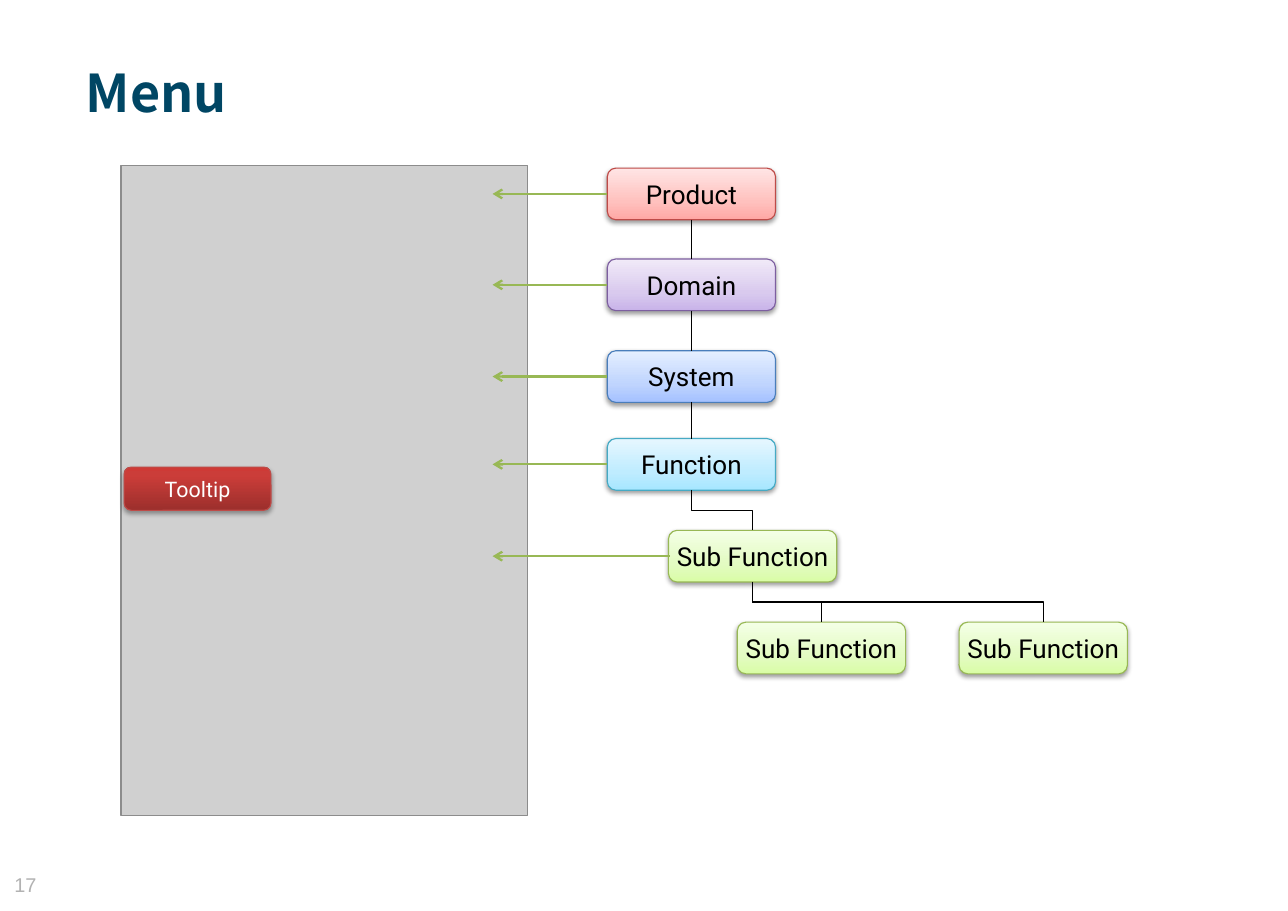
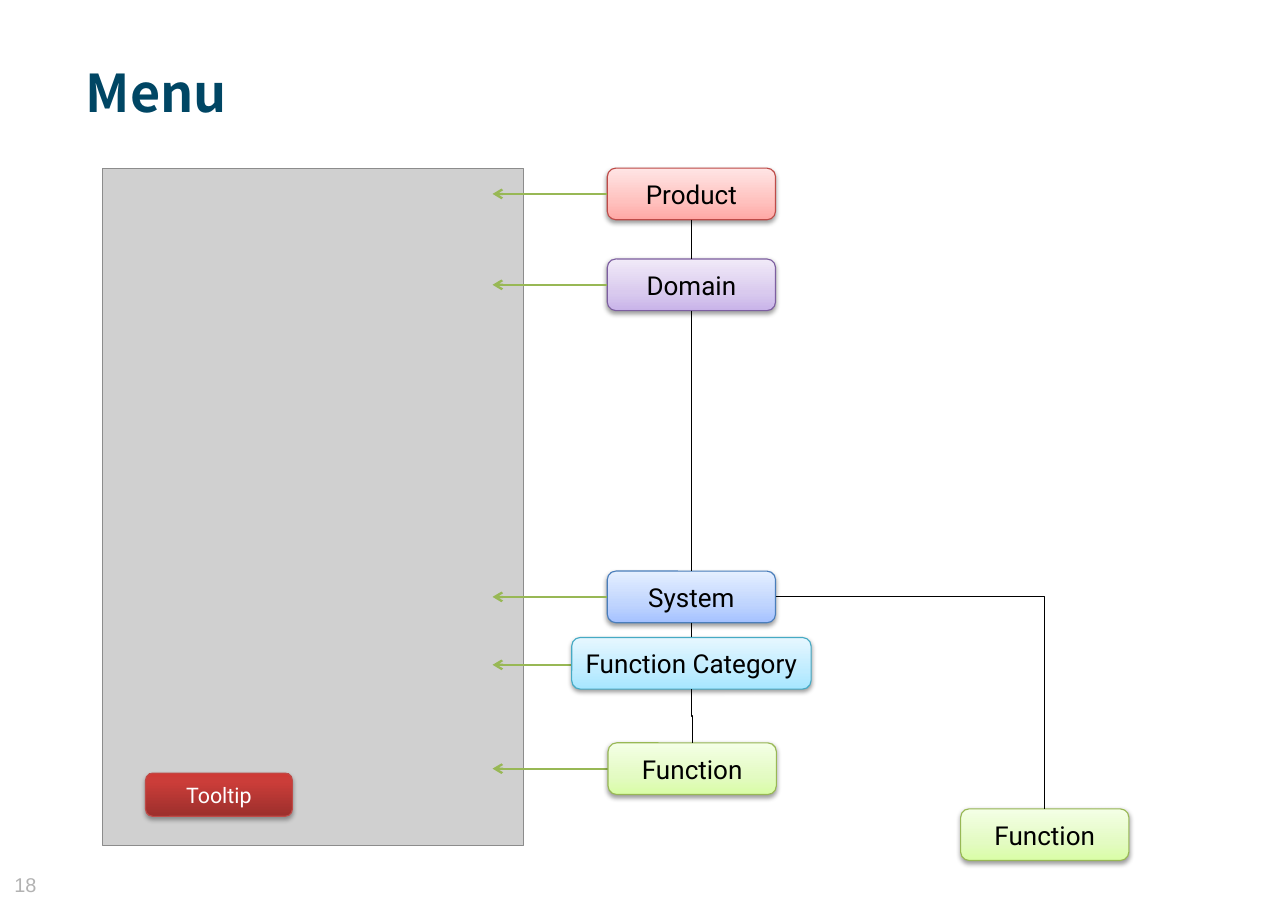
Before and after one commit to MosesZhu/Cube, a slide deck: slide 18 of Document/New Webframework Introduction.pptx (slide 17 before the commit). Drawn at 1288x911 pixels with LibreOffice and Linux fonts; fonts in the diff are those of the drawing; grey boxes stand for pictures; background and template pictures are left out. Boxes give left, top, right and bottom in pixels: in the first picture for what was removed or moved away, otherwise in the second. Text is boxed around its words. In the diff, an @@ line names an element or a change of style, - is before the commit and + after.

```diff
--- a/Document/New Webframework Introduction.pptx
+++ b/Document/New Webframework Introduction.pptx
@@ picture: place and size @@
-picture at (121,165,528,815)
+picture at (102,169,523,846)
@@ line moved from (692, 311) - (692, 350) to (692, 311) - (692, 571) @@
@@ arrow moved from (607, 377) - (493, 377) to (607, 597) - (493, 597) @@
@@ rounded rectangle "System": place and size @@
-rounded rectangle "System" at (607,350,776,402)
+rounded rectangle "System" at (607,571,776,623)
@@ elbow line removed from (753, 582) to (822, 623) @@
@@ elbow line moved from (753, 582) - (1043, 623) to (776, 597) - (1046, 809) @@
@@ line moved from (692, 402) - (692, 439) to (692, 623) - (692, 638) @@
@@ rounded rectangle removed at (737,623,906,674) @@
-Sub Function
@@ rounded rectangle "Function Category": place and size @@
-rounded rectangle "Function Category" at (607,439,776,490)
+rounded rectangle "Function Category" at (572,638,811,690)
@@ text in rounded rectangle at (586,654,797,679): text changed @@
-Function
+Function Category
@@ arrow moved from (607, 465) - (493, 465) to (607, 664) - (493, 664) @@
@@ elbow line moved from (692, 490) - (753, 530) to (692, 690) - (692, 743) @@
@@ rounded rectangle "Function": place and size @@
-rounded rectangle "Function" at (669,530,837,582)
+rounded rectangle "Function" at (608,743,777,794)
@@ rounded rectangle "Tooltip": place and size @@
-rounded rectangle "Tooltip" at (125,467,271,510)
+rounded rectangle "Tooltip" at (145,773,292,816)
@@ arrow moved from (670, 556) - (493, 556) to (670, 769) - (493, 769) @@
@@ text in rounded rectangle at (642,760,743,780): text changed @@
-Sub Function
+Function
@@ rounded rectangle "Function": place and size @@
-rounded rectangle "Function" at (960,623,1128,674)
+rounded rectangle "Function" at (961,809,1129,861)
@@ text in rounded rectangle at (994,826,1095,846): text changed @@
-Sub Function
+Function
@@ page number at (14,878,36,892): text changed @@
-17
+18
```
Also in this commit, not shown: 8 other slides changed, 1 slide added, 22 other files.
